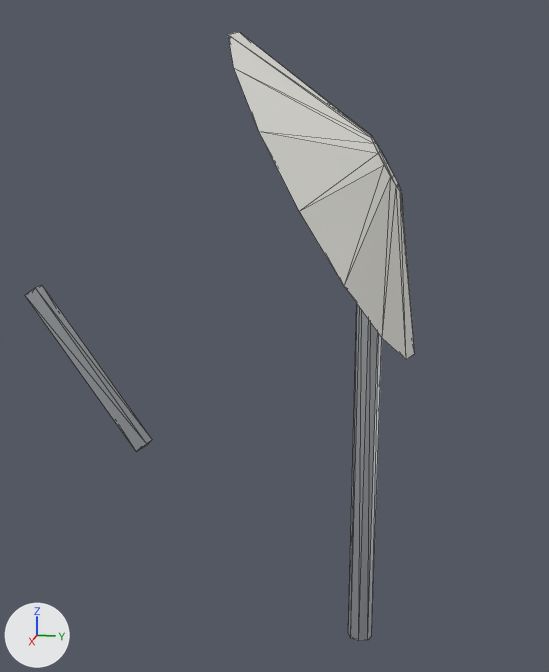
One commit to the glTF model chennai-open-world/assets/models/props/dish_antenna.glb: the scene before it, then after it.
Rendered twice from a 50 mm lens placed at (1.44, 0.052, 1.007), pointed at (-0.016, -0.239, 0.643). Lighting does not change. The marker at lower left points along +X, +Y and +Z. The first picture is the older version. Mesh edges are drawn as thin lines. Vertices at exactly the same position are counted once.

Names of what the first picture shows: 'dish_antenna'.
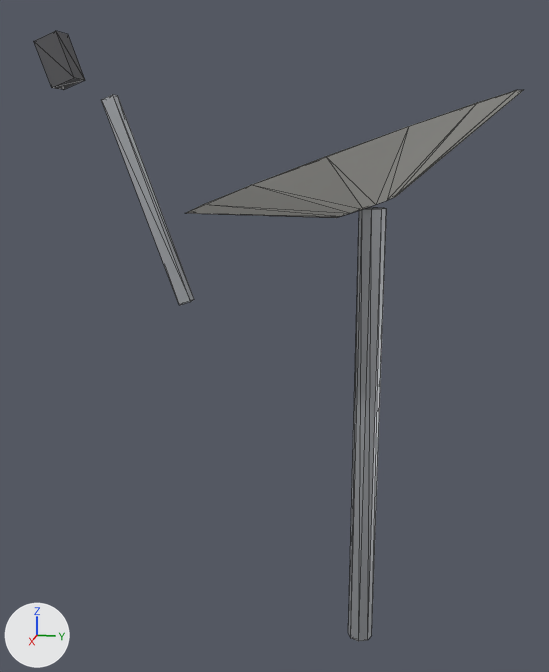
Pixel boxes [x1, y1, x2, y2] of what changed, in the pictures (549 x 672 px; the box of a moved part takes in the faces that stretch with it):
'dish_antenna', reshaped, moved, turned
    before: [25, 32, 415, 641]
    after: [34, 31, 523, 641]
part 1 of me_cone, moved or reshaped
    before: [348, 305, 382, 641]
    after: [348, 208, 386, 641]
part 2 of me_cone, added
    after: [186, 90, 523, 218]
part 3 of me_cone, deleted
    before: [228, 32, 415, 360]
part 4 of me_cone, deleted
    before: [25, 285, 152, 451]
part 5 of me_cone, added
    after: [34, 31, 194, 305]

The change, as a list of edits to the scene's bpy script:
```text
Add mat_prop_iron:
    mat_prop_iron = bpy.data.materials.new('prop_iron')
    # nodes: BsdfPrincipled, Mix, OutputMaterial, VertexColor
    # colours: grey #6f6f73, mixed with the vertex colours
Change me_cone:
    used by ob_dish_antenna; location = (0.0, -0.08, 0.95); rotation_euler = (-1.047, 0.0, 0.0), in degrees (-60, 0, 0)
    remove me_cone.from_pydata(...)  # 56 vertices, 100 faces; spans x -0.34..0.34, y -0.34..0.85, z -0.709..0.06
    add me_cone.from_pydata(...)  # 64 vertices, 112 faces; spans x -0.32..0.32, y -0.696..0.204, z 0.0..1.223
    me_cone part 1: the loose piece of 16 vertices spanning x -0.025..0.025, y 0.046..0.85, z -0.471..0.023 is turned -60 degrees about the x axis through its middle, then moved by (0.0, -0.498, 0.674)
    me_cone part 2: a new loose piece of 32 vertices spanning x -0.32..0.32, y -0.398..0.204, z 0.882..1.106, in mat_prop_white
    me_cone part 3: the loose piece of 32 vertices spanning x -0.34..0.34, y -0.34..0.34, z -0.06..0.06 is deleted
    me_cone part 4: the loose piece of 8 vertices spanning x -0.015..0.015, y -0.137..0.264, z -0.709..-0.644 is deleted
    me_cone part 5
    16 vertices are added at x -0.025..0.025, y -0.696..-0.404, z 0.704..1.223
    12 new faces join them, mat_prop_steel
    12 new faces join them, mat_prop_iron
    add me_cone.materials.append(mat_prop_iron)
Change ob_dish_antenna:
    ob_dish_antenna.rotation_euler: (-1.047, 0.0, 0.0) -> (0.0, 0.0, 0.0)  # degrees (-60, 0, 0) -> degrees (0, 0, 0)
    ob_dish_antenna.location: (0.0, -0.08, 0.95) -> (0.0, 0.0, 0.0)
```
